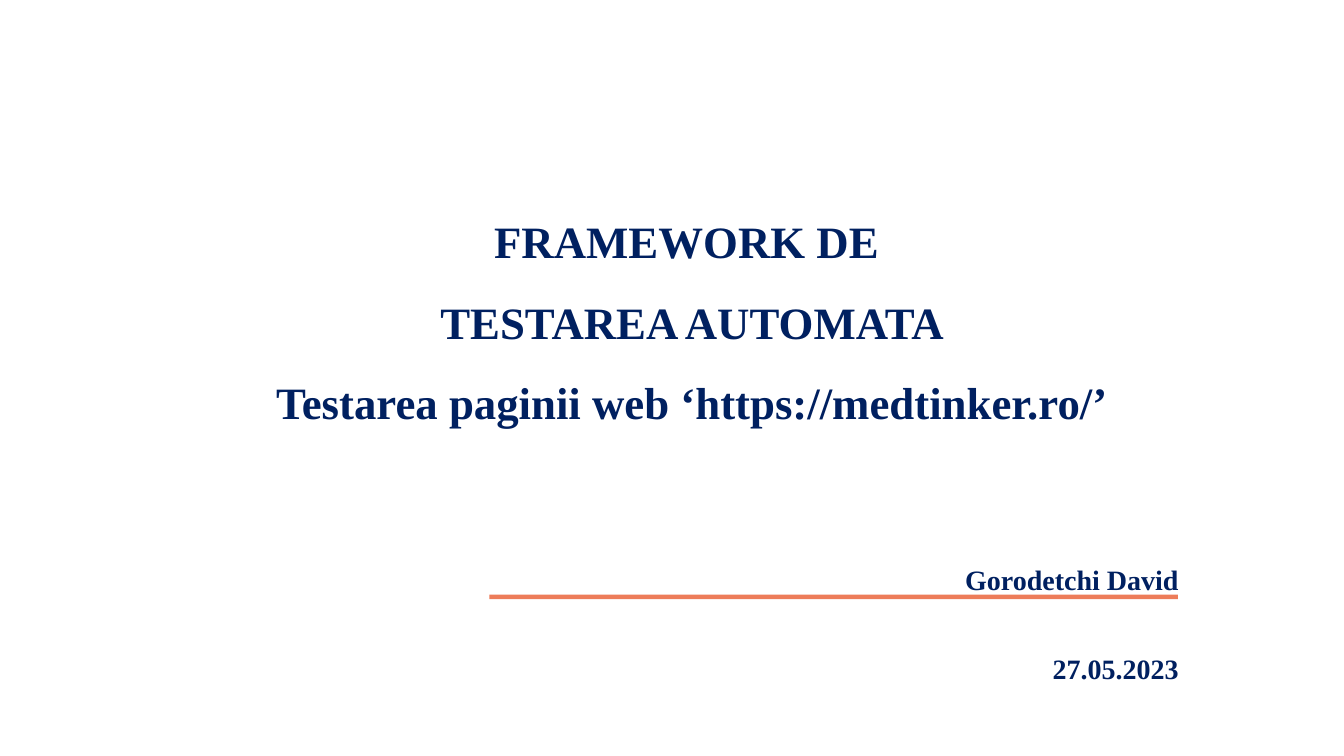
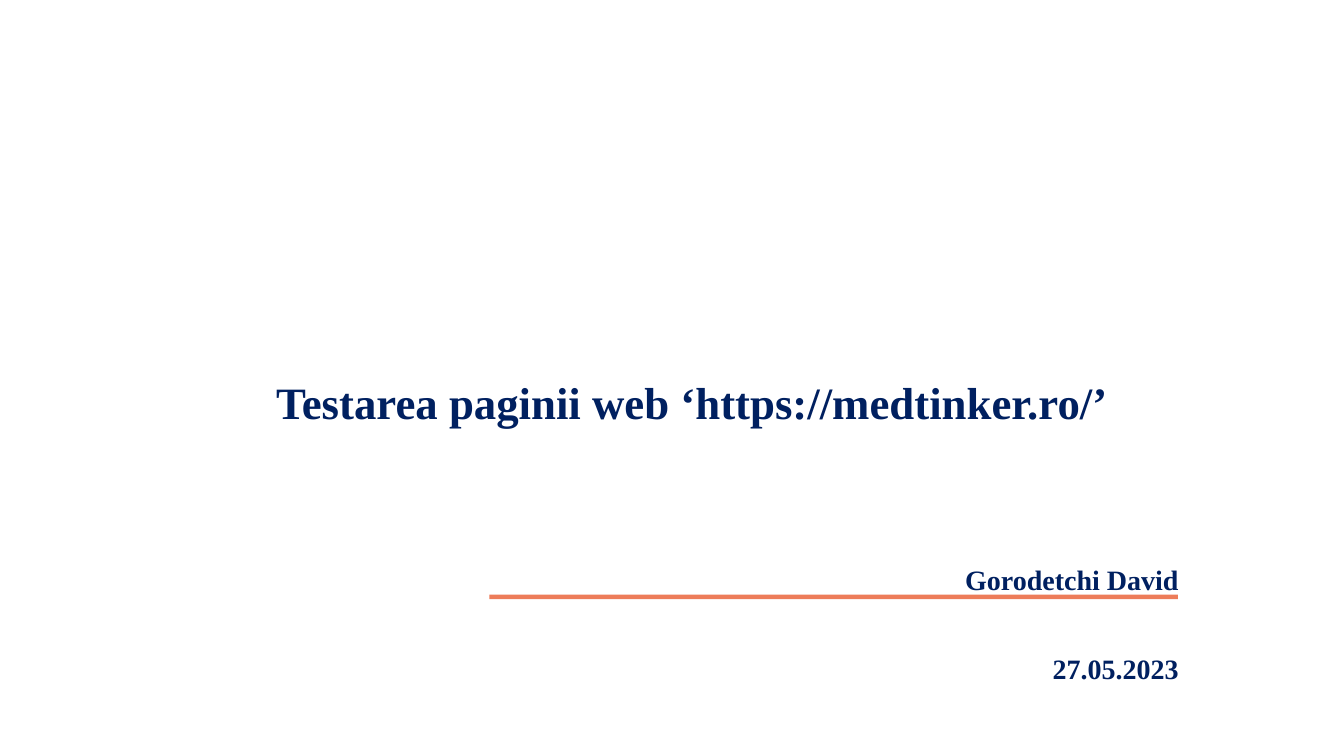
Before and after one commit to godavid128/Test_Website_medtinker, a slide deck: slide 1 of TEST WEBSITE MEDTINKER _GORODETCHI DAVID_27.05.2023.pptx. Drawn at 1344x756 pixels with LibreOffice and Linux fonts; fonts in the diff are those of the drawing; background and template pictures are left out. Boxes give left, top, right and bottom in pixels: in the first picture for what was removed or moved away, otherwise in the second. Text is boxed around its words. In the diff, an @@ line names an element or a change of style, - is before the commit and + after.

```diff
--- a/TEST WEBSITE MEDTINKER _GORODETCHI DAVID_27.05.2023.pptx
+++ b/TEST WEBSITE MEDTINKER _GORODETCHI DAVID_27.05.2023.pptx
@@ title at [276,388,1107,429]: text changed @@
-FRAMEWORK DE
-TESTAREA AUTOMATA
-Testarea paginii web ‘https://medtinker.ro/’
+Testarea paginii web ‘https://medtinker.ro/’
```
Also in this commit, not shown: 8 other slides changed, 7 other files.
